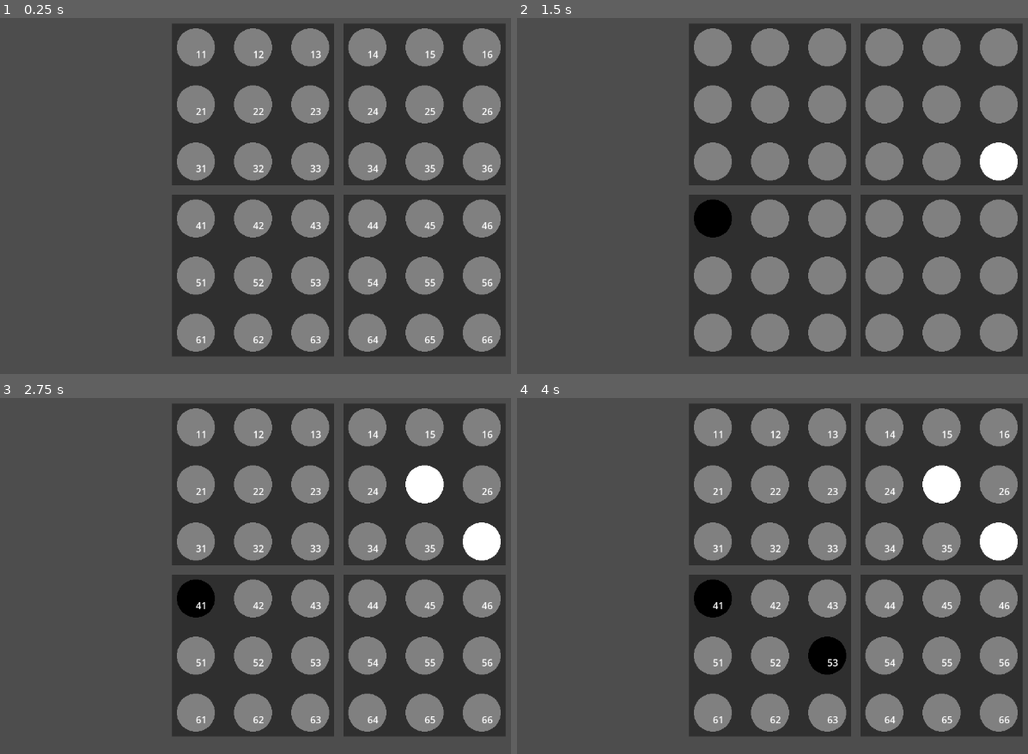
Above: before the commit, frames 1-4 (two rows, left to right).
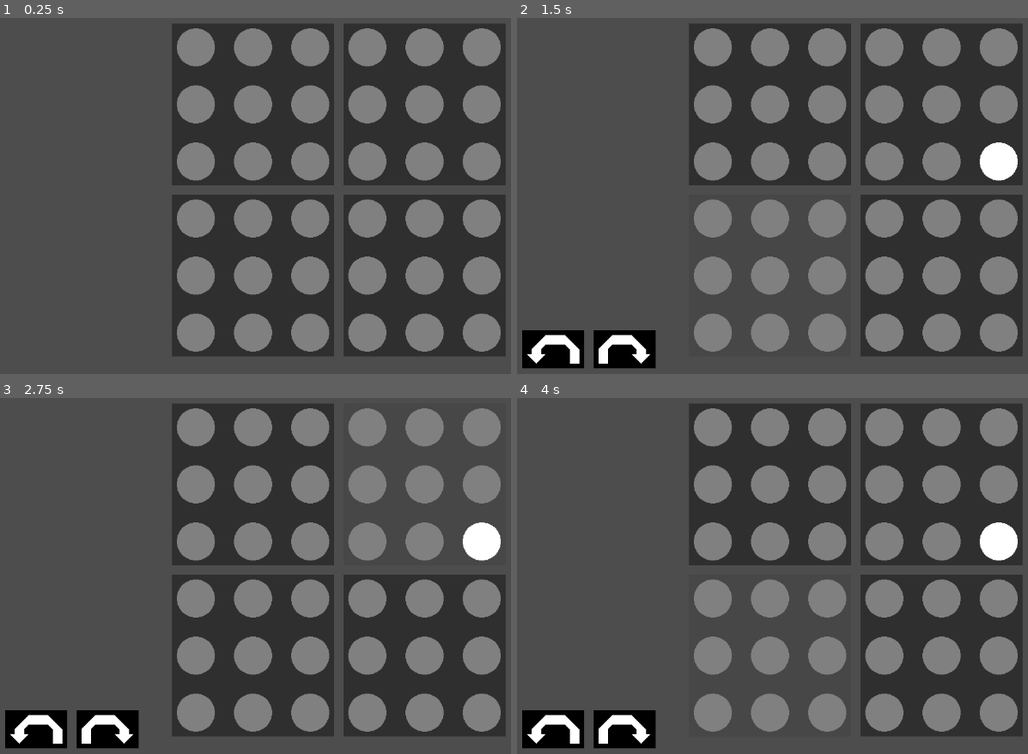
Above: after the commit, the same moments.

Repository: JadenValdez/Pentago
Game: Godot game, scene res://Scenes/Pentago.tscn
Same seed, same stepped clock (60 frames per second), same inputs: the game is played once before the commit and once after it.
Inputs (mouse positions are in pixels of both pictures, inside the frame that each line leads up to):
- Up to frame 1 (0.25 s): no input
- Up to frame 2 (1.5 s): tap Enter at 0.5 s; move the mouse to (1007, 171) at 0.52 s; click (1007, 171) at 0.67 s; tap Space at 1.25 s; move the mouse to (716, 210) at 1.27 s; click (716, 210) at 1.42 s
- Up to frame 3 (2.75 s): tap Enter at 2 s; move the mouse to (408, 487) at 2.02 s; click (408, 487) at 2.17 s
- Up to frame 4 (4 s): tap Space at 2.75 s; move the mouse to (823, 647) at 2.77 s; click (823, 647) at 2.92 s; tap Enter at 3.5 s; move the mouse to (outside the picture) at 3.52 s; click (outside the picture) at 3.67 s

The runs differ from the first frame. In frame 1, 0.8% of the frame differs, in the area x 38-97%, y 9-92%; in frame 2, 3.3%; in frame 3, 4.6%; in frame 4, 5.3%, in the area x 1-97%, y 9-99%.

Commit message:
Added Win Logic for Rotations
Added win logic for rotating a block, which will give a win if one player made a five-in-a-row, or a tie if both made a five-in-a-row.

Diff:
--- a/Scenes/Block.tscn
+++ b/Scenes/Block.tscn
@@ -14,6 +14,7 @@
 color = Color(0.18359, 0.18359, 0.18359, 1)
 
 [node name="Control" type="Control" parent="."]
+visible = false
 layout_mode = 3
 anchors_preset = 0
 offset_left = 8.0
--- a/Scenes/Pentago.tscn
+++ b/Scenes/Pentago.tscn
@@ -1,6 +1,11 @@
-[gd_scene load_steps=2 format=3 uid="uid://jsyjew6jtn8r"]
+[gd_scene load_steps=3 format=3 uid="uid://jsyjew6jtn8r"]
 
 [ext_resource type="Script" path="res://Scripts/Pentago.gd" id="1_emlq5"]
+[ext_resource type="PackedScene" uid="uid://clkpujry6t0ll" path="res://Scenes/RotationButtons.tscn" id="2_lyg4x"]
 
 [node name="Pentago" type="Node2D"]
 script = ExtResource("1_emlq5")
+
+[node name="RotationButtons" parent="." instance=ExtResource("2_lyg4x")]
+visible = false
+position = Vector2(16, 560)
--- a/Scenes/RotationButtons.tscn
+++ b/Scenes/RotationButtons.tscn
@@ -8,37 +8,37 @@
 [node name="CounterClockwiseButton" type="Node2D" parent="."]
 
 [node name="CCBackground" type="ColorRect" parent="CounterClockwiseButton"]
-offset_right = 128.0
+offset_right = 104.0
 offset_bottom = 64.0
 color = Color(0, 0, 0, 1)
 
 [node name="CCShape" type="Polygon2D" parent="CounterClockwiseButton"]
+position = Vector2(-8, 0)
 polygon = PackedVector2Array(104, 56, 104, 32, 80, 8, 48, 8, 24, 32, 24, 40, 16, 40, 32, 56, 48, 40, 40, 40, 40, 32, 48, 24, 80, 24, 88, 32, 88, 56)
 
 [node name="CCControl" type="Control" parent="CounterClockwiseButton"]
-visible = false
 layout_mode = 3
 anchors_preset = 0
-offset_right = 128.0
+offset_right = 104.0
 offset_bottom = 64.0
 
 [node name="ClockwiseButton" type="Node2D" parent="."]
 
 [node name="CBackground" type="ColorRect" parent="ClockwiseButton"]
-offset_left = 192.0
-offset_right = 320.0
+offset_left = 120.0
+offset_right = 224.0
 offset_bottom = 64.0
 color = Color(0, 0, 0, 1)
 
 [node name="CShape" type="Polygon2D" parent="ClockwiseButton"]
+position = Vector2(-88, 0)
 polygon = PackedVector2Array(216, 56, 216, 32, 240, 8, 272, 8, 296, 32, 296, 40, 304, 40, 288, 56, 272, 40, 280, 40, 280, 32, 272, 24, 240, 24, 232, 32, 232, 56)
 
 [node name="CControl" type="Control" parent="ClockwiseButton"]
-visible = false
 layout_mode = 3
 anchors_preset = 0
-offset_left = 192.0
-offset_right = 320.0
+offset_left = 120.0
+offset_right = 224.0
 offset_bottom = 64.0
 
 [connection signal="gui_input" from="CounterClockwiseButton/CCControl" to="." method="_on_cc_control_gui_input"]
--- a/Scripts/Block.gd
+++ b/Scripts/Block.gd
@@ -2,12 +2,14 @@
 
 const SPACE = preload("res://Scenes/Space.tscn")
 @onready var control: Control = $Control
+@onready var background: ColorRect = $Background
 
 var block_coordinate: int
 
 func _ready() -> void:
 	SignalBus.start_placement_phase.connect(_start_placement_phase)
 	SignalBus.start_rotation_phase.connect(_start_rotation_phase)
+	SignalBus.select_block.connect(_select_block)
 	create_spaces()
 
 #creates 9 empty spaces in a 3x3 grid for each block
@@ -23,6 +25,7 @@
 #becomes inactive at the start of the placement phase
 func _start_placement_phase() -> void:
 	control.hide()
+	background.modulate = Color(1, 1, 1, 1)
 
 #becomes active at the start of the rotation phase
 func _start_rotation_phase() -> void:
@@ -34,3 +37,9 @@
 		match event.button_index:
 			MOUSE_BUTTON_LEFT:
 				SignalBus.select_block.emit(block_coordinate)
+
+func _select_block(coordinate) -> void:
+	if coordinate == block_coordinate:
+		background.modulate = Color(1, 1, 1, 0.2)
+	else:
+		background.modulate = Color(1, 1, 1, 1)
--- a/Scripts/Pentago.gd
+++ b/Scripts/Pentago.gd
@@ -5,7 +5,7 @@
 
 
 func _ready() -> void:
-	SignalBus.start_rotation_phase.connect(_start_rotation_phase)
+	#SignalBus.start_rotation_phase.connect(_start_rotation_phase)
 	create_blocks()
 
 #creates a grid of blocks, each which contain 9 spaces
@@ -19,10 +19,10 @@
 
 #changes the current player
 #currently a stand-in, as rotation phase isnt implemented yet
-func _start_rotation_phase() -> void:
-	if GameManager.CurrentPlayer == "White":
-		GameManager.CurrentPlayer = "Black"
-	else:
-		GameManager.CurrentPlayer = "White"
-	await get_tree().create_timer(0.1).timeout
-	SignalBus.start_placement_phase.emit()
+#func _start_rotation_phase() -> void:
+	#if GameManager.CurrentPlayer == "White":
+		#GameManager.CurrentPlayer = "Black"
+	#else:
+		#GameManager.CurrentPlayer = "White"
+	#await get_tree().create_timer(0.1).timeout
+	#SignalBus.start_placement_phase.emit()
--- a/Scripts/RotationButtons.gd
+++ b/Scripts/RotationButtons.gd
@@ -20,11 +20,11 @@
 	if event is InputEventMouseButton and event.pressed:
 		match event.button_index:
 			MOUSE_BUTTON_LEFT:
-				RotationLogic.rotate_counterclockwise(selected_block)
+				RotationLogic.RotateCounterClockwise(selected_block)
 
 #rotates the selected block clockwise
 func _on_c_control_gui_input(event: InputEvent) -> void:
 	if event is InputEventMouseButton and event.pressed:
 		match event.button_index:
 			MOUSE_BUTTON_LEFT:
-				RotationLogic.rotate_clockwise(selected_block)
+				RotationLogic.RotateClockwise(selected_block)
--- a/Scripts/RotationLogic.gd
+++ b/Scripts/RotationLogic.gd
@@ -13,7 +13,7 @@
 	SignalBus.send_first_space_color.connect(_send_first_space_color)
 
 #rotates the selected block counterclockwise
-func rotate_counterclockwise(block_coordinate) -> void:
+func RotateCounterClockwise(block_coordinate) -> void:
 	reset_arrays()
 	get_middle(block_coordinate)
 	get_corners()
@@ -22,15 +22,17 @@
 	sides.reverse()
 	rotate_spaces(corners)
 	rotate_spaces(sides)
+	WinLogic.CheckWinRotation(spaces)
 
 #rotates the selected block clockwise
-func rotate_clockwise(block_coordinate) -> void:
+func RotateClockwise(block_coordinate) -> void:
 	reset_arrays()
 	get_middle(block_coordinate)
 	get_corners()
 	get_sides()
 	rotate_spaces(corners)
 	rotate_spaces(sides)
+	WinLogic.CheckWinRotation(spaces)
 
 #reset arrays to get ready for the next rotation
 func reset_arrays() -> void:
@@ -78,16 +80,16 @@
 func rotate_spaces(array) -> void:
 	SignalBus.get_first_space_color.emit(array[0])
 	SignalBus.get_second_space_color.emit(array[1])
-	SignalBus.set_space_color.emit(first_space_color, array[1])
+	SignalBus.set_space_color.emit(array[1], first_space_color)
 	first_space_color = second_space_color
 	SignalBus.get_second_space_color.emit(array[2])
-	SignalBus.set_space_color.emit(first_space_color, array[2])
+	SignalBus.set_space_color.emit(array[2], first_space_color)
 	first_space_color = second_space_color
 	SignalBus.get_second_space_color.emit(array[3])
-	SignalBus.set_space_color.emit(first_space_color, array[3])
+	SignalBus.set_space_color.emit(array[3], first_space_color)
 	first_space_color = second_space_color
 	SignalBus.get_second_space_color.emit(array[0])
-	SignalBus.set_space_color.emit(first_space_color, array[0])
+	SignalBus.set_space_color.emit(array[0], first_space_color)
 
 #gets the color of the first space to rotate with
 func _send_first_space_color(status) -> void:
--- a/Scripts/Space.gd
+++ b/Scripts/Space.gd
@@ -18,7 +18,7 @@
 	SignalBus.get_second_space_color.connect(_get_second_space_color)
 	SignalBus.set_space_color.connect(_set_space_color)
 	SignalBus.get_first_space_color.connect(_get_first_space_color)
-	label.text = str(space_coordinate)
+	#label.text = str(space_coordinate)
 
 #changes color based on who's ball it currently holds
 func _draw() -> void:
--- a/Scripts/WinLogic.gd
+++ b/Scripts/WinLogic.gd
@@ -9,7 +9,11 @@
 var first_space_color: String
 var second_space_color: String
 
+var white_won = false
+var black_won = false
+
 func _ready() -> void:
+	SignalBus.send_first_space_color.connect(_send_first_space_color)
 	SignalBus.send_second_space_color.connect(_send_second_space_color)
 
 #checks if the ball that was placed creates a five-in-a-row
@@ -25,6 +29,32 @@
 	else:
 		#if a five-in-a-row was not created, then it moves to the rotation phase
 		SignalBus.start_rotation_phase.emit()
+
+func CheckWinRotation(spaces) -> void:
+	for space in spaces:
+		SignalBus.get_first_space_color.emit(space)
+		if first_space_color != "Empty":
+			first_space_coordinate = space
+			if first_space_color == "White":
+				if check_horizontal_win():
+					white_won = true
+				elif check_vertical_win():
+					white_won = true
+				elif check_diagonal_win():
+					white_won = true
+				else:
+					pass
+			elif first_space_color == "Black":
+				if check_horizontal_win():
+					black_won = true
+				elif check_vertical_win():
+					black_won = true
+				elif check_diagonal_win():
+					black_won = true
+				else:
+					pass
+
+	check_win_condition()
 
 #checks for a horizontal five-in-a-row
 func check_horizontal_win() -> bool:
@@ -104,6 +134,10 @@
 	else:
 		return false
 
+#gets the color of the second space to check for
+func _send_first_space_color(status) -> void:
+	first_space_color = status
+
 #gets the color of the second space to check against
 func _send_second_space_color(status) -> void:
 	second_space_color = status
@@ -111,3 +145,17 @@
 #if a five-in-a-row is created, then the current player is the winner
 func set_winner(winner) -> void:
 	print(winner)
+
+func check_win_condition() -> void:
+	if white_won && black_won:
+		set_winner("Tie")
+	elif white_won:
+		set_winner("White")
+	elif black_won:
+		set_winner("Black")
+	else:
+		if GameManager.CurrentPlayer == "White":
+			GameManager.CurrentPlayer = "Black"
+		else:
+			GameManager.CurrentPlayer = "White"
+		SignalBus.start_placement_phase.emit()
